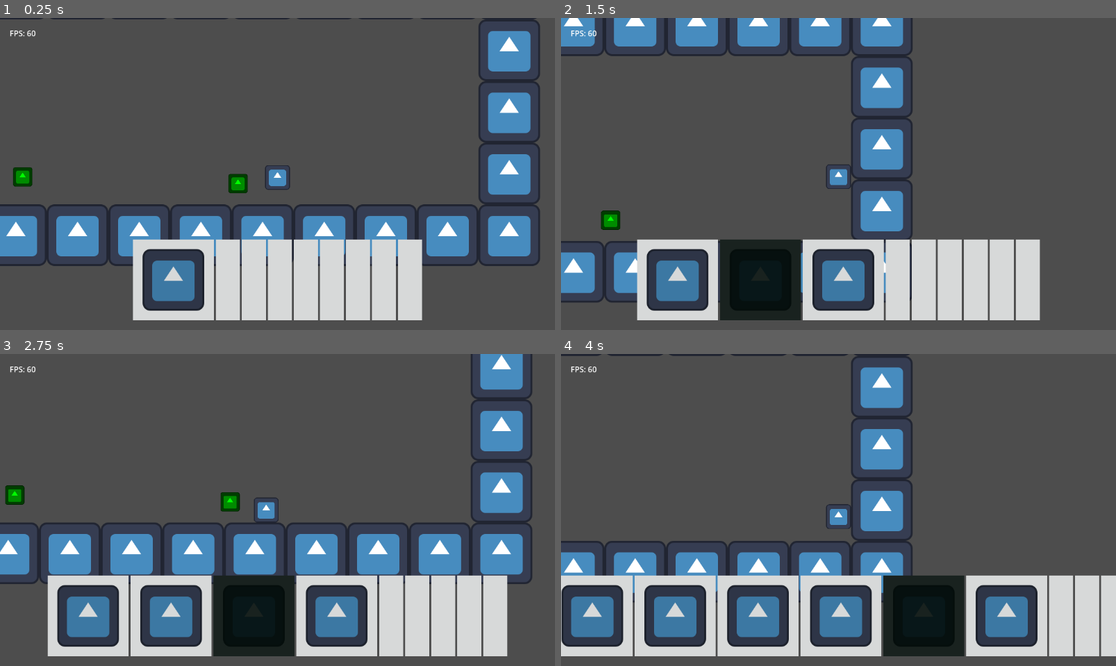
Above: before the commit, frames 1-4 (two rows, left to right).
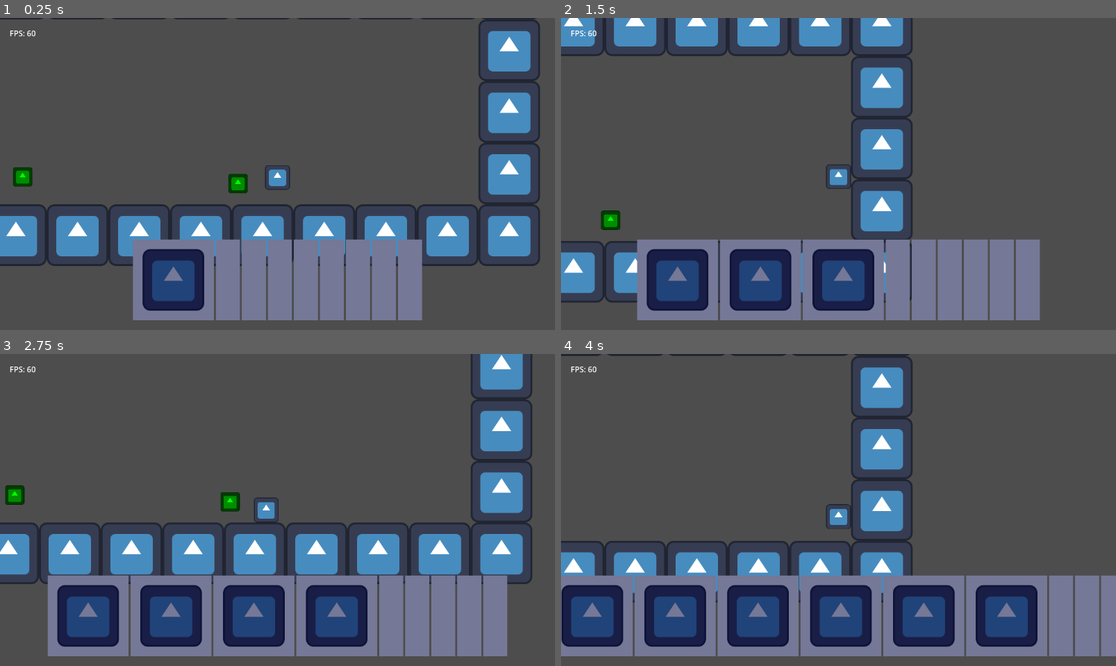
Above: after the commit, the same moments.

Repository: TheHumanMRP/RPG-Life-Tracker
Game: Godot game, scene res://Folders/Systems/Main/Scenes/main_scene.tscn
The game is run twice, just before and just after one commit, with the same random seed, the same clock (stepped at 60 frames per second) and the same inputs. The engine's default icon, where the game draws it, is replaced by a stand-in: a white triangle on a blue panel in a dark square.
Inputs (mouse positions are in pixels of both pictures, inside the frame that each line leads up to):
- Up to frame 1 (0.25 s): no input
- Up to frame 2 (1.5 s): move the mouse to (733, 280) at 0.52 s; hold D (move_right) from 0.53 s (still down); tap I (add_test_sword) at 0.6, 1.35 s; click (733, 280) at 0.67 s; tap Space (jump) at 0.77 s; move the mouse to (788, 280) at 1.27 s; click (788, 280) at 1.42 s
- Up to frame 3 (2.75 s): tap Space (jump) at 1.52 s; move the mouse to (283, 616) at 2.02 s; release D (move_right) at 2.03 s; hold A (move_left) from 2.03 s (still down); tap I (add_test_sword) at 2.1 s; click (283, 616) at 2.17 s
- Up to frame 4 (4 s): move the mouse to (899, 616) at 2.77 s; release A (move_left) at 2.78 s; hold D (move_right) from 2.78 s (still down); tap I (add_test_sword) at 2.85, 3.6 s; click (899, 616) at 2.92 s; tap Space (jump) at 3.02, 3.77 s; move the mouse to (949, 616) at 3.52 s; click (949, 616) at 3.67 s

The runs differ from the first frame. In frame 1, 12% of the frame differs, in the area x 23-77%, y 71-97%; in frame 2, 16%; in frame 3, 17%; in frame 4, 20%, in the area x 0-100%, y 71-97%.

Commit message:
Auto commit at 2026-07-05 22:08:29

Diff:
--- a/Folders/Systems/Inventory_System/Scenes/hotbar_slot.tscn
+++ b/Folders/Systems/Inventory_System/Scenes/hotbar_slot.tscn
@@ -26,7 +26,7 @@
 unique_name_in_owner = true
 z_index = 1
 layout_mode = 2
-color = Color(0.20392157, 0.20392157, 0.20392157, 0)
+color = Color(0.20392157, 0.20392157, 0.20392157, 0.14117648)
 
 [node name="MarginContainer" type="MarginContainer" parent="." unique_id=1684947038]
 layout_mode = 2
--- a/Folders/Systems/Inventory_System/Scripts/hotbar_slot.gd
+++ b/Folders/Systems/Inventory_System/Scripts/hotbar_slot.gd
@@ -9,8 +9,8 @@
 @onready var display_logo: TextureRect = $%Logo_Display
 @onready var slot_number_label: Label = $%Slot_Number
 
-const UNSELECTED_HEX_VALUE: String = "34343464"
-const SELECTED_HEX_VALUE: String = "34343400"
+const UNSELECTED_HEX_VALUE: String = "343434"
+const SELECTED_HEX_VALUE: String = "343434"
 
 var EMPTY_SLOT: int = Global.get_empty_hotbar_slot_const()
 
